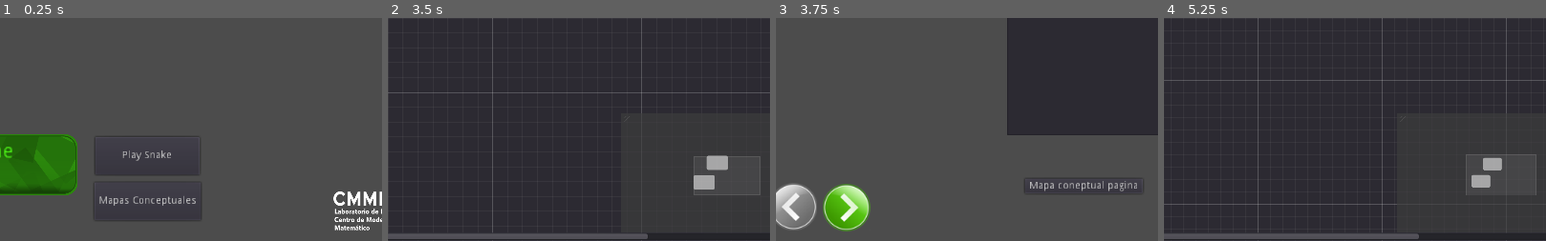
Above: before the commit, frames 1-4 (left to right).
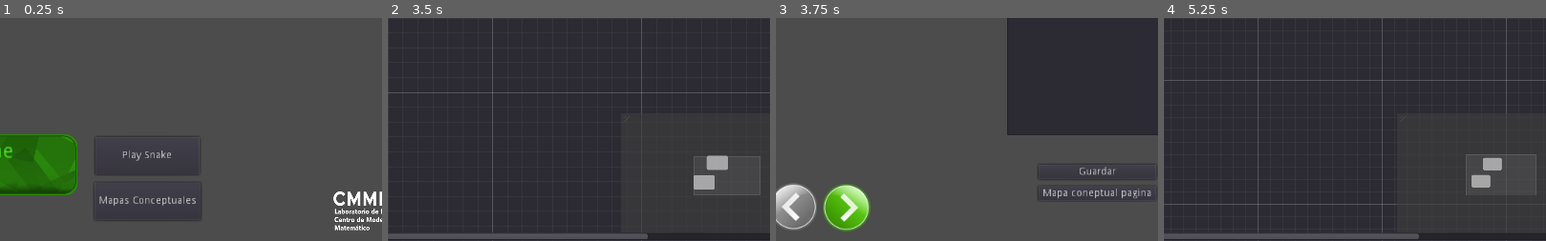
Above: after the commit, the same moments.

Repository: dhigueraf/Reader
Game: Godot game, scene res://Escenas/Scene.tscn
The game is run twice, just before and just after one commit, with the same random seed, the same clock (stepped at 60 frames per second) and the same inputs.
Inputs (mouse positions are % of the whole screen's width and height, from its top left):
- Up to frame 1 (0.25 s): no input
- Up to frame 2 (3.5 s): click (48, 6) at 0.52 s; type "12" at 0.6 s; click "Mapas Conceptuales" at 1.25 s; click (35, 19) at 2.02 s; type "Alex" at 2.1 s; click (16, 69) at 2.25 s; type "Alex" at 2.33 s; click (4, 13) at 2.75 s
- Up to frame 3 (3.75 s): click "Volver" at 3.5 s
- Up to frame 4 (5.25 s): click "Mapa coneptual pagina" at 4.25 s; click (2, 4) at 5 s
The pictures show only the part of the screen within x 45-95%, y 50-100%; the shares and areas given below are measured in that part.

Frames 1-2 are identical in both runs. In frame 3, 1.2% of the frame differs, in the area x 65-98%, y 65-82%; in frame 4, nothing differs.

Commit message:
writing the json

Diff:
--- a/Escenas/notas.tscn
+++ b/Escenas/notas.tscn
@@ -54,15 +54,16 @@
 texture_disabled = ExtResource( 2 )
 flip_h = true
 
-[node name="TextEdit" type="TextEdit" parent="CanvasLayer"]
-anchor_left = 0.746
+[node name="NotasContainer" type="TextEdit" parent="CanvasLayer"]
+anchor_left = 0.751
 anchor_top = 0.152
-anchor_right = 0.979
-anchor_bottom = 0.767
-margin_left = 5.09607
+anchor_right = 0.984
+anchor_bottom = 0.763
+margin_left = -0.0239868
 margin_top = -2.19999
-margin_right = 5.50409
-margin_bottom = -2.20001
+margin_right = 0.384033
+margin_bottom = 0.199982
+wrap_enabled = true
 
 [node name="EtiquetaPagina" type="Label" parent="CanvasLayer"]
 anchor_left = 0.752
@@ -77,13 +78,22 @@
 align = 1
 valign = 1
 
-[node name="Button" type="Button" parent="CanvasLayer"]
-margin_left = 793.0
-margin_top = 516.0
-margin_right = 951.0
-margin_bottom = 536.0
+[node name="ButtonSave" type="Button" parent="CanvasLayer"]
+margin_left = 811.0
+margin_top = 497.0
+margin_right = 969.0
+margin_bottom = 517.0
+text = "Guardar"
+
+[node name="ButtonMapa" type="Button" parent="CanvasLayer"]
+margin_left = 811.0
+margin_top = 526.0
+margin_right = 969.0
+margin_bottom = 546.0
 text = "Mapa coneptual pagina"
 
 [connection signal="pressed" from="CanvasLayer/retroceder" to="CanvasLayer" method="_on_retroceder_pressed"]
 [connection signal="pressed" from="CanvasLayer/avanzar" to="CanvasLayer" method="_on_avanzar_pressed"]
-[connection signal="pressed" from="CanvasLayer/Button" to="CanvasLayer" method="_on_Button_pressed"]
+[connection signal="text_changed" from="CanvasLayer/NotasContainer" to="CanvasLayer" method="_on_NotasContainer_text_changed"]
+[connection signal="pressed" from="CanvasLayer/ButtonSave" to="CanvasLayer" method="_on_ButtonSave_pressed"]
+[connection signal="pressed" from="CanvasLayer/ButtonMapa" to="CanvasLayer" method="_on_ButtonMapa_pressed"]
--- a/Scripts/FilesLoader.gd
+++ /dev/null
@@ -1,51 +0,0 @@
-extends Control
-
-var elemento = preload("res://Objetos/Elemento.tscn")
-var directorio = preload("res://Objetos/ElementButton.tscn")
-
-var formatsallowed = ["doc","docx","ppt","pptx","xls","xls","odt","pdf","webm","mp4","mkv"]
-
-func openfile(dir,filename):
-	print("dir and name")
-	print(dir)
-	print(filename)
-	OS.shell_open(str("file://", dir + "/" + filename ) )
-
-func opendir(dir):
-	print("dir")
-	print(dir)
-	OS.shell_open(str("file://",dir))
-
-# Called when the node enters the scene tree for the first time.
-func _ready():
-	var path = OS.get_executable_path()
-	print (path)
-	var basepath = path.get_base_dir()
-	print (basepath)
-
-	var position = Vector2(0,0)
-	var yplus = 32
-
-	var dir = Directory.new()
-
-	if dir.open(basepath) == OK:
-		dir.list_dir_begin()
-		var file_name = dir.get_next()
-		while (file_name != ""):
-			if dir.current_is_dir():
-				#print("Found directory: " + file_name)
-				var btndir = Button.new()
-				btndir.text = file_name
-				btndir.connect("pressed",self,"opendir",[dir.get_current_dir ( )+"/"+ file_name])
-				$ContainerCarpetas/VBoxContainer.add_child(btndir)
-			else:
-				#print("Found file: " + file_name)
-				var filearray = file_name.split(".")
-				if(formatsallowed.has(filearray[-1])):
-					var btnel = Button.new()
-					btnel.text = file_name
-					btnel.connect("pressed",self,"openfile",[basepath, file_name])
-					$ContainerArchivos/VBoxContainer.add_child(btnel)
-			file_name = dir.get_next()
-	else:
-		print("An error occurred when trying to access the path.")
--- a/Scripts/Global.gd
+++ b/Scripts/Global.gd
@@ -1,7 +1,7 @@
 extends Node
 
 
-var FileReading = {
+var FileToRead = {
 	nombre = "",
 	nombrecompleto = "",
 	location = "",
@@ -10,6 +10,8 @@
 	numeropaginas = 0
 }
 
+var FileReading = {}
+
 var interactivos = {
 
 }
--- a/Scripts/Manager.gd
+++ b/Scripts/Manager.gd
@@ -148,13 +148,13 @@
 func pdfButtons(filedir,filename):
 	print("PDF buttons")
 	$pdfbuttons.visible = true
-	Global.FileReading.location = currentdir
+	Global.FileToRead.location = currentdir
 	var filenamearray = filename.split(".")
-	Global.FileReading.nombre = filenamearray[0]
-	Global.FileReading.extension = filenamearray[-1]
-	Global.FileReading.nombrecompleto = filename
-	Global.FileReading.nombrelocation = filedir
-	print(Global.FileReading)
+	Global.FileToRead.nombre = filenamearray[0]
+	Global.FileToRead.extension = filenamearray[-1]
+	Global.FileToRead.nombrecompleto = filename
+	Global.FileToRead.nombrelocation = filedir
+	print(Global.FileToRead)
 	filetoopen = filedir
 
 
--- a/Scripts/PagesLoader.gd
+++ b/Scripts/PagesLoader.gd
@@ -8,6 +8,21 @@
 	var path = OS.get_executable_path()
 	var converterdir = path.get_base_dir() + "/converter"
 	var dir = Directory.new()
+
+	print("File loaded")
+	print(Global.FileToRead)
+
+	var jsonpdf = File.new()
+	if not jsonpdf.file_exists(Global.FileToRead.location + "/" + Global.FileToRead.nombre  +".json"):
+		print("No existe")
+		jsonpdf.open(Global.FileToRead.location + "/" + Global.FileToRead.nombre  +".json", File.WRITE)
+		jsonpdf.store_line( to_json( generate_json(maxindex) ) )
+		jsonpdf.close()
+
+	jsonpdf.open(Global.FileToRead.location + "/" + Global.FileToRead.nombre  +".json", File.READ)
+	Global.FileReading = parse_json(jsonpdf.get_as_text())
+	print("Save data")
+	print(Global.FileReading)
 
 	if dir.open(converterdir) == OK:
 		dir.list_dir_begin()
@@ -26,29 +41,16 @@
 
 	if(pages.size() > 0):
 		maxindex = pages.size()
-		Global.FileReading.numeropaginas = maxindex
+		Global.FileToRead.numeropaginas = maxindex
 		updateindex(0)
 	else:
 		maxindex = 0
 
-	print("File loaded")
-	print(Global.FileReading)
-
-	var jsonpdf = File.new()
-	if not jsonpdf.file_exists(Global.FileReading.location + "/" + Global.FileReading.nombre  +".json"):
-		print("No existe")
-		jsonpdf.open(Global.FileReading.location + "/" + Global.FileReading.nombre  +".json", File.WRITE)
-		jsonpdf.store_line( to_json( generate_json(maxindex) ) )
-		jsonpdf.close()
-
-	jsonpdf.open(Global.FileReading.location + "/" + Global.FileReading.nombre  +".json", File.READ)
-	var save_data = parse_json(jsonpdf.get_as_text())
-	print("Save data")
-	print(save_data)
 
 func generate_json(num):
 	var emptyjson = {
 		paginas = [],
+		nombre = Global.FileToRead.nombrecompleto,
 		numerodepaginas = num
 	}
 	var iterator = 0
@@ -62,6 +64,13 @@
 		iterator+= 1
 	return emptyjson
 
+
+func save():
+	var jsontosave = File.new()
+	jsontosave.open(Global.FileToRead.location + "/" + Global.FileToRead.nombre  +".json", File.WRITE)
+	jsontosave.store_line( to_json( Global.FileReading ) )
+	jsontosave.close()
+
 func setimage(index):
 	print("set iamge index: " + str(index))
 	var image = Image.new()
@@ -70,8 +79,8 @@
 	texture.create_from_image(image, 0)
 	print(texture)
 	$ScrollContainer/TextureRect.texture = texture
-
 	$EtiquetaPagina.text = "Notas pagina " + str(index)
+	$NotasContainer.text = Global.FileReading.paginas[index].notas
 
 func updateindex(num):
 	print("actualindex " + str(actualindex) )
@@ -98,5 +107,14 @@
 	updateindex(1)
 
 
-func _on_Button_pressed():
+func _on_ButtonSave_pressed():
+	print("Guardar")
+	save()
+
+func _on_ButtonMapa_pressed():
 	get_tree().change_scene("res://mapas/Mapas.tscn")
+
+
+func _on_NotasContainer_text_changed():
+	print( "editaste el texto " + str(actualindex) )
+	Global.FileReading.paginas[actualindex].notas = $NotasContainer.text
--- a/mapas/GraphEdit.tscn
+++ b/mapas/GraphEdit.tscn
@@ -1,7 +1,8 @@
 [gd_scene load_steps=3 format=2]
 
 [ext_resource path="res://mapas/GraphNode.tscn" type="PackedScene" id=1]
-[ext_resource path="res://mapas/GraphEdit.gd" type="Script" id=2]
+[ext_resource path="res://Scripts/mapas/GraphEdit.gd" type="Script" id=2]
+
 
 [node name="GraphEdit" type="GraphEdit"]
 anchor_right = 1.0
--- a/mapas/GraphNode.tscn
+++ b/mapas/GraphNode.tscn
@@ -1,6 +1,6 @@
 [gd_scene load_steps=4 format=2]
 
-[ext_resource path="res://mapas/GraphNode.gd" type="Script" id=1]
+[ext_resource path="res://Scripts/mapas/GraphNode.gd" type="Script" id=1]
 [ext_resource path="res://mapas/theme.tres" type="Theme" id=2]
 
 [sub_resource type="StyleBoxFlat" id=1]
--- a/mapas/Mapas.tscn
+++ b/mapas/Mapas.tscn
@@ -2,11 +2,12 @@
 
 [ext_resource path="res://mapas/theme.tres" type="Theme" id=1]
 [ext_resource path="res://mapas/GraphEdit.tscn" type="PackedScene" id=2]
-[ext_resource path="res://mapas/PopupDialog.gd" type="Script" id=3]
+[ext_resource path="res://Scripts/mapas/PopupDialog.gd" type="Script" id=3]
 [ext_resource path="res://Sprites/btnplus_pressed.png" type="Texture" id=4]
 [ext_resource path="res://Sprites/floppy_pressed.png" type="Texture" id=5]
 [ext_resource path="res://Sprites/btnplus.png" type="Texture" id=6]
 [ext_resource path="res://Sprites/floppy.png" type="Texture" id=7]
+
 
 [node name="Main" type="Control"]
 anchor_right = 1.0
Renamed: mapas/GraphEdit.gd -> Scripts/mapas/GraphEdit.gd
Renamed: mapas/GraphNode.gd -> Scripts/mapas/GraphNode.gd
Renamed: mapas/PopupDialog.gd -> Scripts/mapas/PopupDialog.gd
